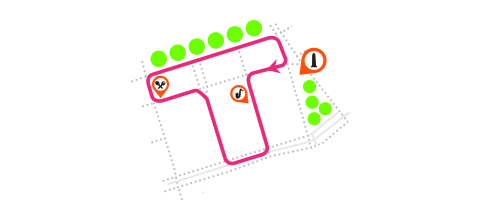
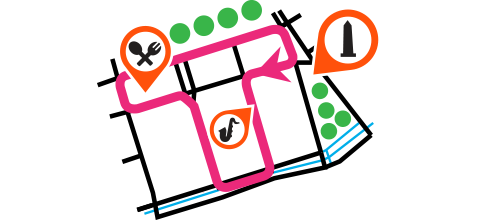
Two versions of the same layered image (480px x 220px). Layer-by-layer changes:
removed layer "route 1" over [131, 20, 350, 200]
added layer "left" above "Background" over [97, 0, 379, 220]
